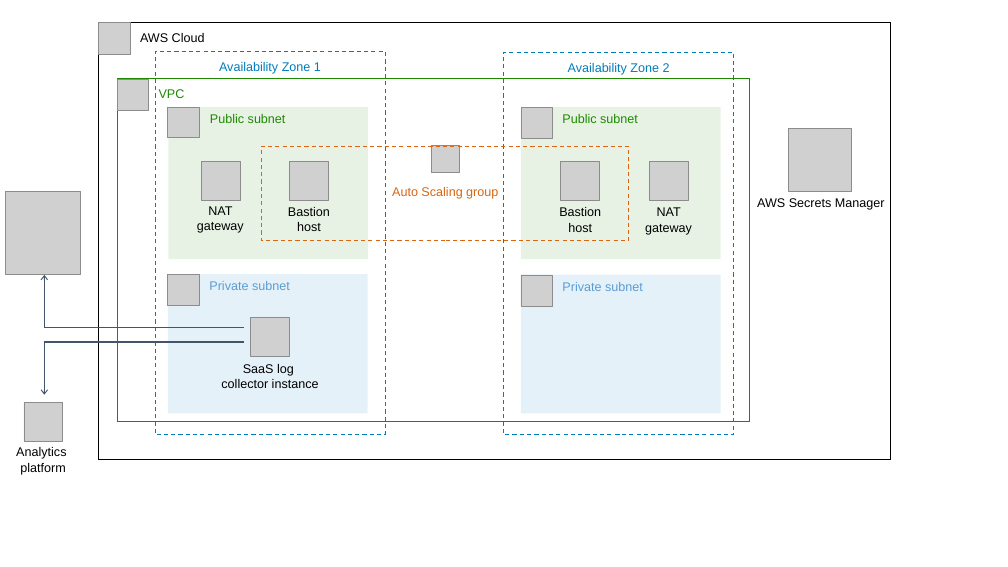
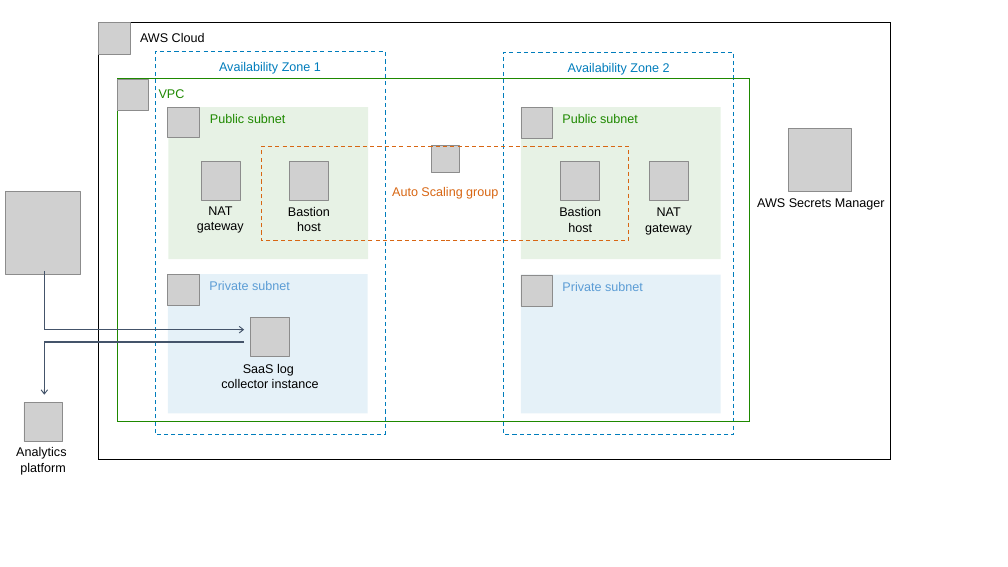
Before and after one commit to aws-quickstart/quickstart-jfrog-saas-log-collector, a slide deck: slide 1 of docs/images/jfrog-saas-log-collector-architecture-diagram.pptx. Drawn at 1008x567 pixels with LibreOffice and Linux fonts; fonts in the diff are those of the drawing; grey boxes stand for pictures. Boxes give left, top, right and bottom in pixels: in the first picture for what was removed or moved away, otherwise in the second. Text is boxed around its words. In the diff, an @@ line names an element or a change of style, - is before the commit and + after.

```diff
--- a/docs/images/jfrog-saas-log-collector-architecture-diagram.pptx
+++ b/docs/images/jfrog-saas-log-collector-architecture-diagram.pptx
@@ freeform shape at bbox=[45, 271, 244, 330]: rotation 90 to 0 degrees; outline redrawn @@
```
Also in this commit, not shown: 1 other file.
